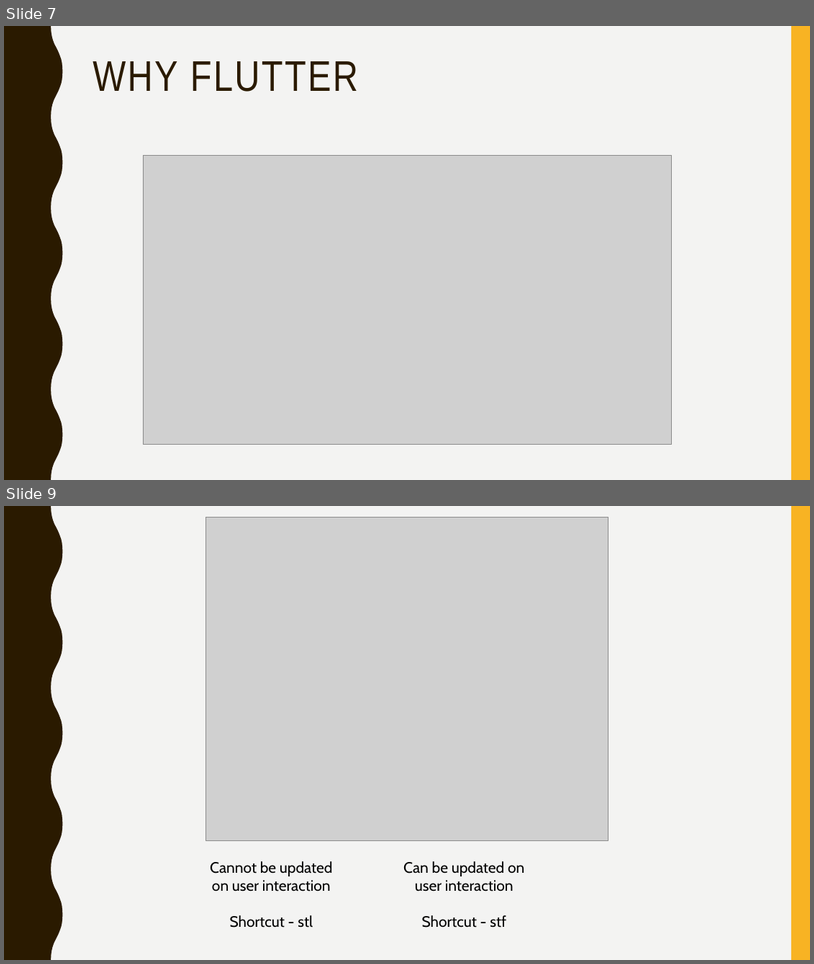
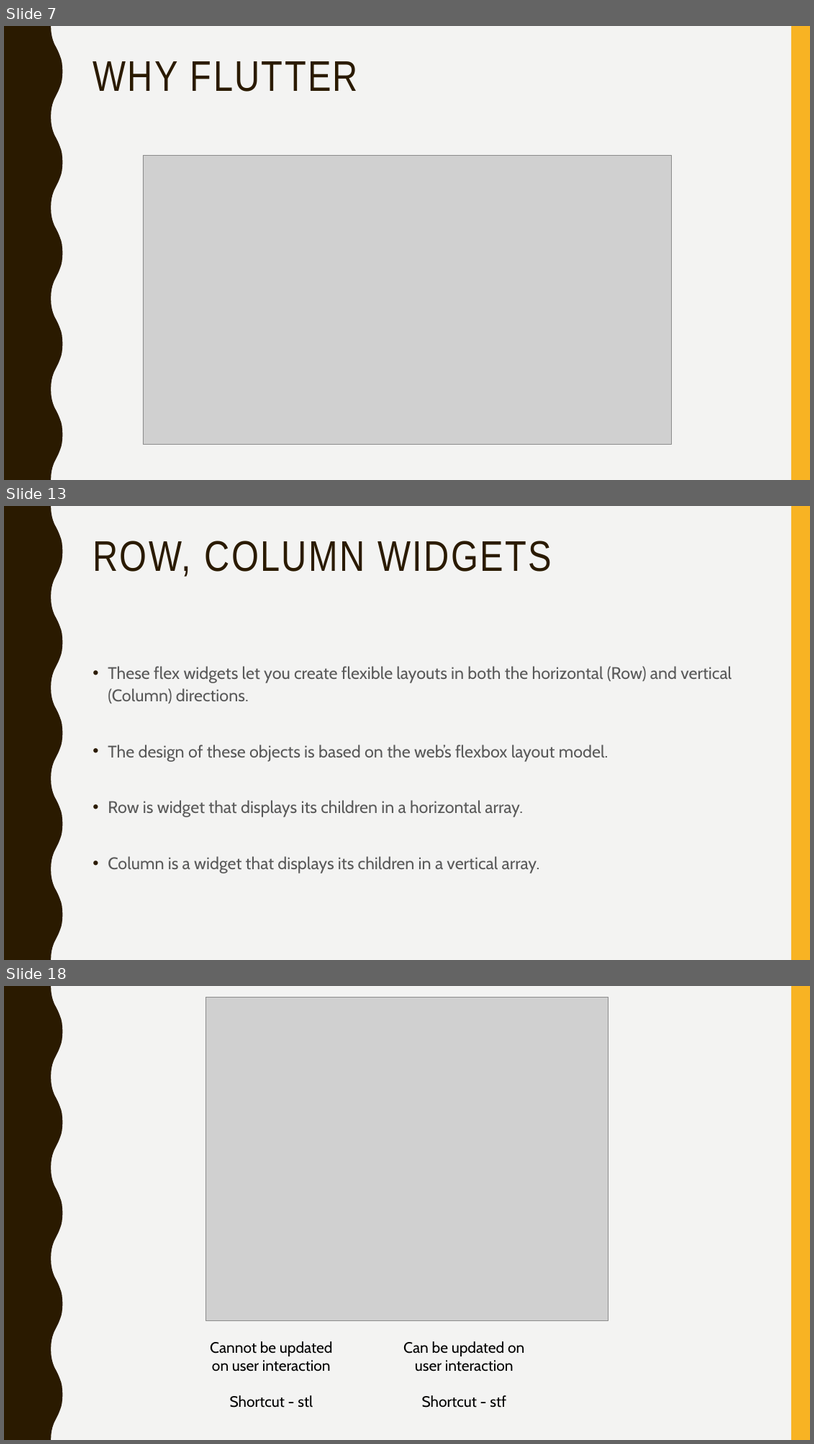
Before and after one commit to narayanvyas/flutter_workshop, a slide deck: Flutter Workshop.pptx. Shown one above the other, each under a label of ours: slides 7 and 9 before the commit, slides 7, 13 and 18 after it; the slides between them are not shown. The pictures are 814x964 and 814x1444 pixels, drawn with LibreOffice and Linux fonts; fonts in the diff are those of the drawing; grey boxes stand for pictures. Boxes give left, top, right and bottom in pixels: in the first picture for what was removed or moved away, otherwise in the second. Text is boxed around its words. In the diff, an @@ line names an element or a change of style, - is before the commit and + after.

```diff
--- a/Flutter Workshop.pptx
+++ b/Flutter Workshop.pptx
@@ slide 13 added at box(4, 506, 810, 960), background #F3F3F2; not listed: 2 template elements that a slide beside it also shows @@
@@ title added at box(93, 541, 552, 577), 51 pt, text #2A1A00 @@
+ROW, COLUMN WIDGETS
@@ text added at box(108, 666, 732, 873), 20 pt, text #595959 @@
+• These flex widgets let you create flexible layouts in both the horizontal (Row) and vertical (Column) directions.
+• The design of these objects is based on the web’s flexbox layout model.
+• Row is widget that displays its children in a horizontal array.
+• Column is a widget that displays its children in a vertical array.
@@ what was slide 9 is now slide 18 @@
```
Also in this commit, not shown: 1 slide changed, 8 other slides added.
